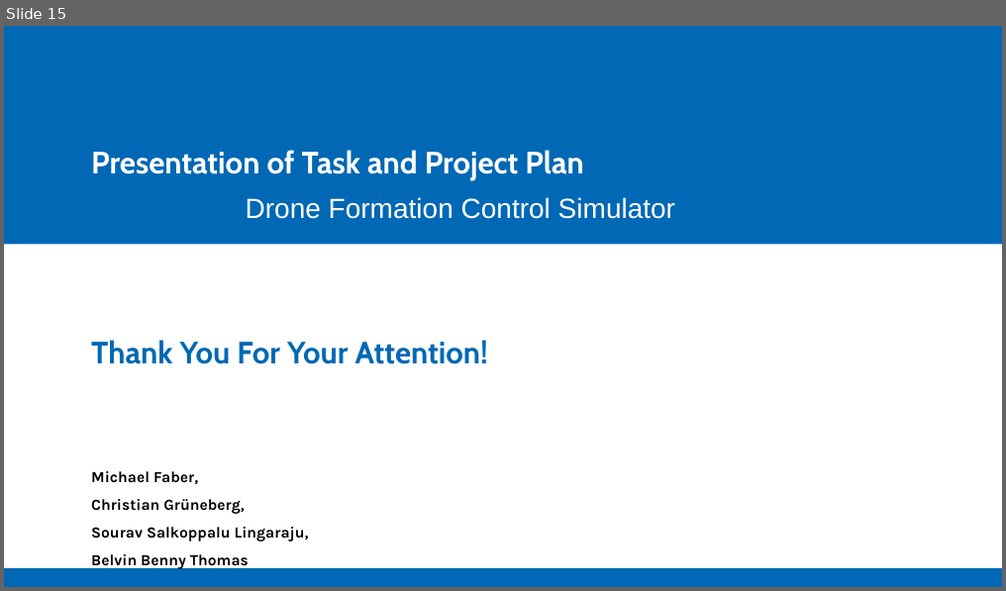
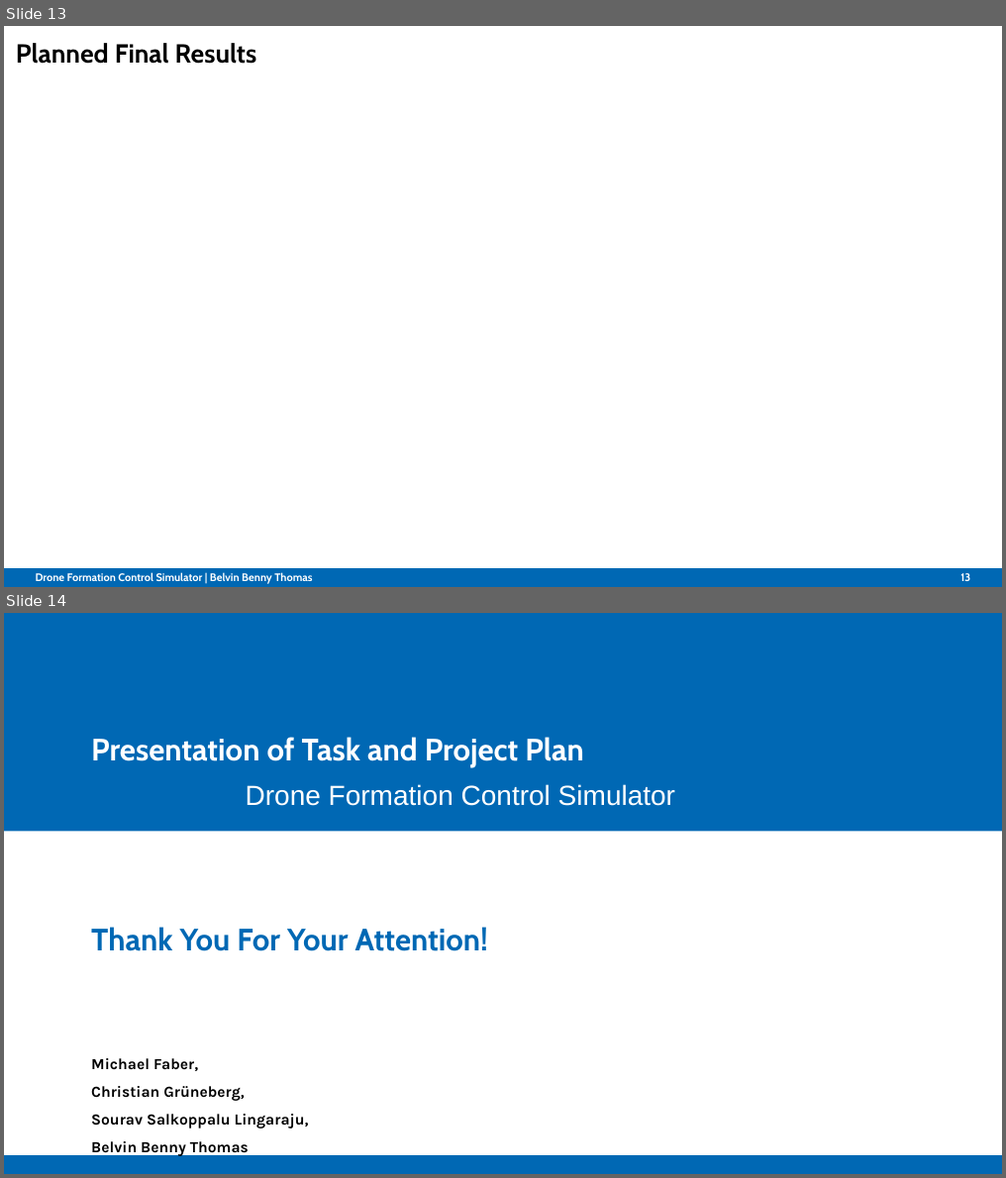
Before and after one commit to Belvin7/Drone_Project_personal-, a slide deck: AMS_Intermediate_Presentation.odp. Shown one above the other, each under a label of ours: slide 15 before the commit, slides 13 and 14 after it. The pictures are 1006x591 and 1006x1178 pixels, drawn with LibreOffice and Linux fonts; fonts in the diff are those of the drawing; background and template pictures are left out. Boxes give left, top, right and bottom in pixels: in the first picture for what was removed or moved away, otherwise in the second. Text is boxed around its words. In the diff, an @@ line names an element or a change of style, - is before the commit and + after.

```diff
--- a/AMS_Intermediate_Presentation.odp
+++ b/AMS_Intermediate_Presentation.odp
@@ slide 13 added at bbox=[4, 26, 1002, 587], background #FFFFFF; not listed: 1 template element that a slide beside it also shows @@
@@ title added at bbox=[16, 43, 257, 64], 18.9 pt, text #000000, bold @@
+Planned Final Results
@@ text added at bbox=[36, 572, 312, 584], 7.9 pt, text #FFFFFF, bold @@
+Drone Formation Control Simulator | Belvin Benny Thomas
@@ page number added at bbox=[960, 573, 970, 581], 7.9 pt, text #FFFFFF, bold @@
+13
@@ what was slide 15 is now slide 14 @@
```
Also in this commit, not shown: 11 slides changed, 2 slides removed.
